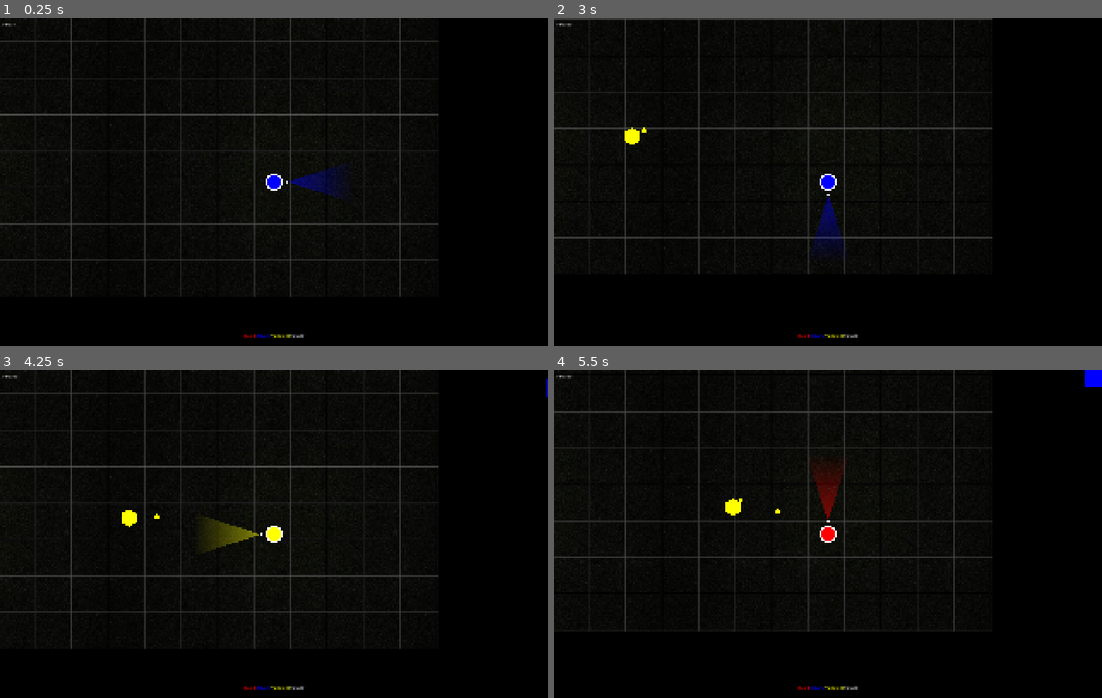
Above: before the commit, frames 1-4 (two rows, left to right).
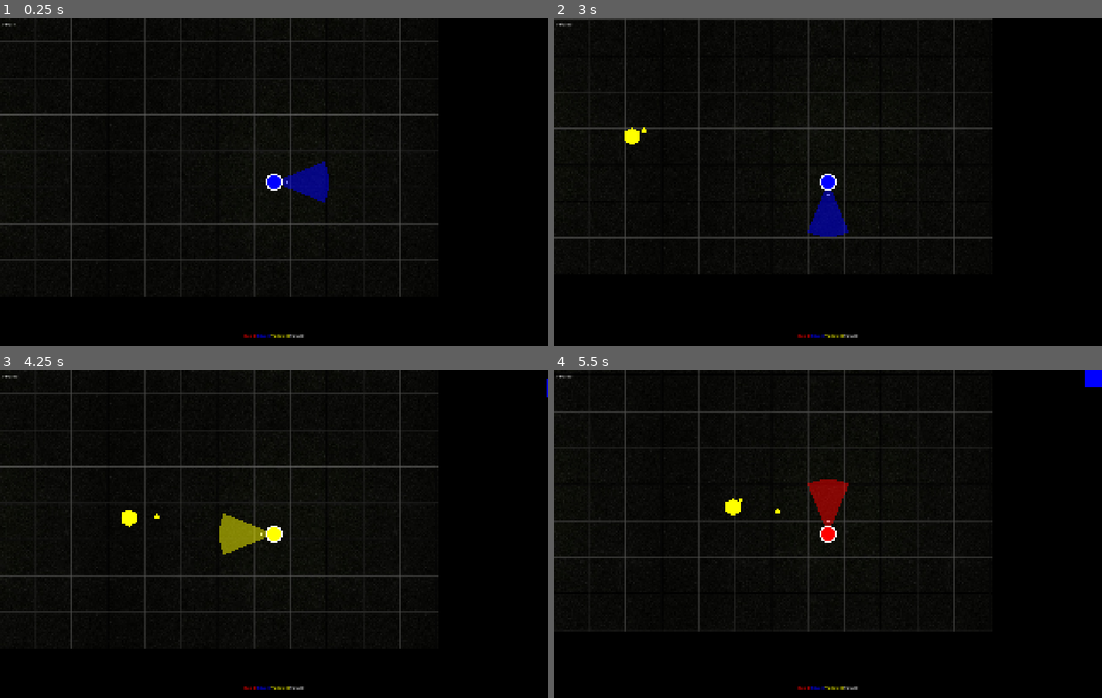
Above: after the commit, the same moments.

Repository: Team-Pufferfish/chromatic-survivors
Game: Godot game, scene res://Scenes/Game.tscn
Same seed, same stepped clock (60 frames per second), same inputs: the game is played once before the commit and once after it.
Inputs:
- Up to frame 1 (0.25 s): no input
- Up to frame 2 (3 s): tap Enter at 0.5 s; hold Space (p1_cycle_color_right) 0.53-1.28 s; tap T (p1_color_blue) at 0.6, 2.3 s; tap R (p1_color_red) at 0.8, 1.35 s; hold S (p1_down) 1.28-2.03 s; tap Y (p1_color_yellow) at 1.55, 2.1 s; hold Space (p1_cycle_color_right) 2.03-2.78 s; hold W (p1_up) from 2.78 s (still down); tap Down (p1_aim_down) at 2.85 s
- Up to frame 3 (4.25 s): tap R (p1_color_red) at 3.05 s; release W (p1_up) at 3.53 s; hold Q (p1_cycle_color_left) from 3.53 s (still down); tap Left (p1_aim_left) at 3.6 s; tap Y (p1_color_yellow) at 3.8 s
- Up to frame 4 (5.5 s): tap Right (p1_aim_right) at 4.35 s; tap T (p1_color_blue) at 4.55 s; release Q (p1_cycle_color_left) at 5.03 s; hold S (p1_down) from 5.03 s (still down); tap Up (p1_aim_up) at 5.1 s; tap R (p1_color_red) at 5.3 s

The runs differ from the first frame. In frame 1, 0.8% of the frame differs, in the area x 51-63%, y 43-57%; in frame 2, 0.8%; in frame 3, 0.8%; in frame 4, 0.8%.

Commit message:
added Player.LevelUp()

Diff:
--- a/chromatic-survivors/Scenes/Player.tscn
+++ b/chromatic-survivors/Scenes/Player.tscn
@@ -1,6 +1,7 @@
-[gd_scene load_steps=8 format=3 uid="uid://ch76b74jwc7xw"]
+[gd_scene load_steps=7 format=3 uid="uid://ch76b74jwc7xw"]
 
 [ext_resource type="Script" uid="uid://b0f4vc4voec0e" path="res://Scripts/Player.gd" id="1_kyqiw"]
+[ext_resource type="Script" uid="uid://bcp4vej6mglhl" path="res://Scripts/line_cone.gd" id="3_dewec"]
 [ext_resource type="Texture2D" uid="uid://pwttaoyf1od1" path="res://circle-svgrepo-com.svg" id="4_5ixxa"]
 [ext_resource type="Texture2D" uid="uid://bjufdy268v7op" path="res://circle-black-geometric-shape-svgrepo-com.svg" id="5_nn08x"]
 
@@ -9,12 +10,6 @@
 
 [sub_resource type="CircleShape2D" id="CircleShape2D_5ixxa"]
 radius = 33.0
-
-[sub_resource type="Gradient" id="Gradient_gntrk"]
-colors = PackedColorArray(1, 1, 1, 1, 1, 1, 1, 0)
-
-[sub_resource type="GradientTexture1D" id="GradientTexture1D_dewec"]
-gradient = SubResource("Gradient_gntrk")
 
 [node name="Player" type="CharacterBody2D"]
 motion_mode = 1
@@ -42,15 +37,13 @@
 [node name="LineCone" type="Area2D" parent="LightRotate"]
 collision_layer = 0
 collision_mask = 2
+script = ExtResource("3_dewec")
 
 [node name="Polygon2D" type="CollisionPolygon2D" parent="LightRotate/LineCone"]
-position = Vector2(40, 0)
 polygon = PackedVector2Array(11, -1, 247, -78, 250, 77)
 
 [node name="LightColor" type="Polygon2D" parent="LightRotate/LineCone"]
-position = Vector2(40, 0)
 color = Color(1, 1, 1, 0.286275)
-texture = SubResource("GradientTexture1D_dewec")
 polygon = PackedVector2Array(11, -1, 247, -78, 250, 77)
 uv = PackedVector2Array(11, -1, 247, -78, 250, 77)
 
--- /dev/null
+++ b/chromatic-survivors/Scripts/ColorLevel.gd
@@ -0,0 +1,11 @@
+class_name ColorLevel
+extends Resource  # Or Object, depending on what you need
+
+var segments : int
+var radius: float
+var strength: float
+
+func _init(segments := 3, radius := 200, strength := 1):
+	self.segments = segments
+	self.radius = radius
+	self.strength = strength
--- /dev/null
+++ b/chromatic-survivors/Scripts/ColorStats.gd
@@ -0,0 +1 @@
+extends Node
--- a/chromatic-survivors/Scripts/Player.gd
+++ b/chromatic-survivors/Scripts/Player.gd
@@ -18,17 +18,68 @@
 
 signal player_is_dead
 
+var yellowLevel = ColorLevel.new()
+var blueLevel = ColorLevel.new()
+var redLevel = ColorLevel.new()
+
 @onready var light_rotate: Node2D = $LightRotate
 var DamageParticleScene = preload("res://player_particles.tscn")
 var ExplosivePlayerScene = preload("res://explosive_player.tscn")
 
-enum colors { red, yellow, blue }
+func LevelUp() -> String:
+	var rng = RandomNumberGenerator.new()
+	rng.randomize()
+
+	# Pick random color and feature enums
+	var color_index = rng.randi_range(0, 2)
+	var feature_index = rng.randi_range(0, 1)
+
+	var rand_for_speed = rng.randi_range(0,5)
+
+	if rand_for_speed == 5:
+		speed += 50
+		print("+ Speed!")
+		return "+Speed!"
+
+
+	var result_text : String = ""
+
+	var enumColorRandSelected : LightColour
+	var colorSelected : ColorLevel
+
+	if color_index == 0:
+		result_text = "Yellow "
+		colorSelected = yellowLevel
+		enumColorRandSelected = LightColour.YELLOW
+	elif color_index == 1:
+		result_text = "Blue "
+		colorSelected = blueLevel
+		enumColorRandSelected = LightColour.BLUE
+	elif color_index == 2:
+		result_text = "Red "
+		colorSelected = redLevel
+		enumColorRandSelected = LightColour.RED
+
+	if feature_index == 0:
+		result_text += "+50 Radius!"
+		colorSelected.radius += 50
+	if feature_index == 1:
+		result_text += "+1 Width!"
+		colorSelected.segments += 1
+
+	if light_colour == enumColorRandSelected:
+		$LightRotate/LineCone.generate_cone(colorSelected)
+	print(result_text)
+	return result_text
+
+
 
 func _ready() -> void:
 	light_colour = LightColour.BLUE
 	$LightRotate/LineCone/LightColor.color = GameColours.BLUE
 	$Inside.modulate = GameColours.BLUE
 	$LightRotate/LineCone/LightColor.color.a = 0.5
+	$LightRotate/LineCone.generate_cone(blueLevel)
 
 func _physics_process(delta: float) -> void:
 	var direction = Input.get_vector("p1_left", "p1_right","p1_up","p1_down");
@@ -44,43 +95,54 @@
 		light_colour = LightColour.BLUE
 		$LightRotate/LineCone/LightColor.color = GameColours.BLUE
 		$Inside.modulate = GameColours.BLUE
+		$LightRotate/LineCone.generate_cone(blueLevel)
 
 	if(Input.is_action_just_released("p1_color_red")):
 		light_colour = LightColour.RED
 		$LightRotate/LineCone/LightColor.color = GameColours.RED
 		$Inside.modulate = GameColours.RED
+		$LightRotate/LineCone.generate_cone(redLevel)
+
 	if(Input.is_action_just_released("p1_color_yellow")):
 		light_colour = LightColour.YELLOW
 		$LightRotate/LineCone/LightColor.color = Color.YELLOW
 		$Inside.modulate = Color.YELLOW
+		$LightRotate/LineCone.generate_cone(yellowLevel)
 
 	if (Input.is_action_just_pressed("p1_cycle_color_left")):
 		if light_colour == LightColour.RED:
 			light_colour = LightColour.BLUE
 			$LightRotate/LineCone/LightColor.color = Color.BLUE
 			$Inside.modulate = Color.BLUE
+			$LightRotate/LineCone.generate_cone(blueLevel)
 		elif light_colour == LightColour.YELLOW:
 			light_colour = LightColour.RED
 			$LightRotate/LineCone/LightColor.color = Color.RED
 			$Inside.modulate = Color.RED
+			$LightRotate/LineCone.generate_cone(redLevel)
 		elif light_colour == LightColour.BLUE:
 			light_colour = LightColour.YELLOW
 			$LightRotate/LineCone/LightColor.color = Color.YELLOW
 			$Inside.modulate = Color.YELLOW
-
+			$LightRotate/LineCone.generate_cone(yellowLevel)
+	if (Input.is_action_just_pressed("level_up"))	:
+		LevelUp()
 	if (Input.is_action_just_pressed("p1_cycle_color_right")):
 		if light_colour == LightColour.RED:
 			light_colour = LightColour.YELLOW
 			$LightRotate/LineCone/LightColor.color = Color.YELLOW
 			$Inside.modulate = Color.YELLOW
+			$LightRotate/LineCone.generate_cone(yellowLevel)
 		elif light_colour == LightColour.YELLOW:
 			light_colour = LightColour.BLUE
 			$LightRotate/LineCone/LightColor.color = Color.BLUE
 			$Inside.modulate = Color.BLUE
+			$LightRotate/LineCone.generate_cone(blueLevel)
 		elif light_colour == LightColour.BLUE:
 			light_colour = LightColour.RED
 			$LightRotate/LineCone/LightColor.color = Color.RED
 			$Inside.modulate = Color.RED
+			$LightRotate/LineCone.generate_cone(redLevel)
 
 	$LightRotate/LineCone/LightColor.color.a = 0.5
 	velocity = direction * speed;
--- /dev/null
+++ b/chromatic-survivors/Scripts/line_cone.gd
@@ -0,0 +1,25 @@
+extends Area2D
+
+func generate_cone(details : ColorLevel):
+	var points = []
+	var segments_total = 24
+	# How much of the circle this slice takes
+	var slice_fraction = float(details.segments) / segments_total
+	var slice_angle = TAU * slice_fraction
+	var angle_offset = -slice_angle / 2.0  # Offset so slice is centered around angle 0 (positive X)
+
+	if details.segments < segments_total:
+		points.append(Vector2(0, 0))  # Center point for pie slice
+
+	for i in range(details.segments + 1):  # +1 to fully close the arc
+		var t = float(i) / details.segments
+		var angle = angle_offset + (t * slice_angle)
+		var x = cos(angle) * details.radius
+		var y = sin(angle) * details.radius
+		points.append(Vector2(x, y))
+
+	if details.segments < segments_total:
+		points.append(Vector2(0, 0))  # Optional: close the shape cleanly
+
+	$Polygon2D.polygon = points
+	$LightColor.polygon = points
--- a/chromatic-survivors/project.godot
+++ b/chromatic-survivors/project.godot
@@ -103,6 +103,11 @@
 , Object(InputEventKey,"resource_local_to_scene":false,"resource_name":"","device":0,"window_id":0,"alt_pressed":false,"shift_pressed":false,"ctrl_pressed":false,"meta_pressed":false,"pressed":false,"keycode":0,"physical_keycode":81,"key_label":0,"unicode":0,"location":0,"echo":false,"script":null)
 ]
 }
+level_up={
+"deadzone": 0.2,
+"events": [Object(InputEventJoypadButton,"resource_local_to_scene":false,"resource_name":"","device":-1,"button_index":11,"pressure":0.0,"pressed":false,"script":null)
+]
+}
 
 [layer_names]
 
Not shown, added: chromatic-survivors/Scripts/ColorLevel.gd.uid
Not shown, added: chromatic-survivors/Scripts/ColorStats.gd.uid
Not shown, added: chromatic-survivors/Scripts/line_cone.gd.uid
